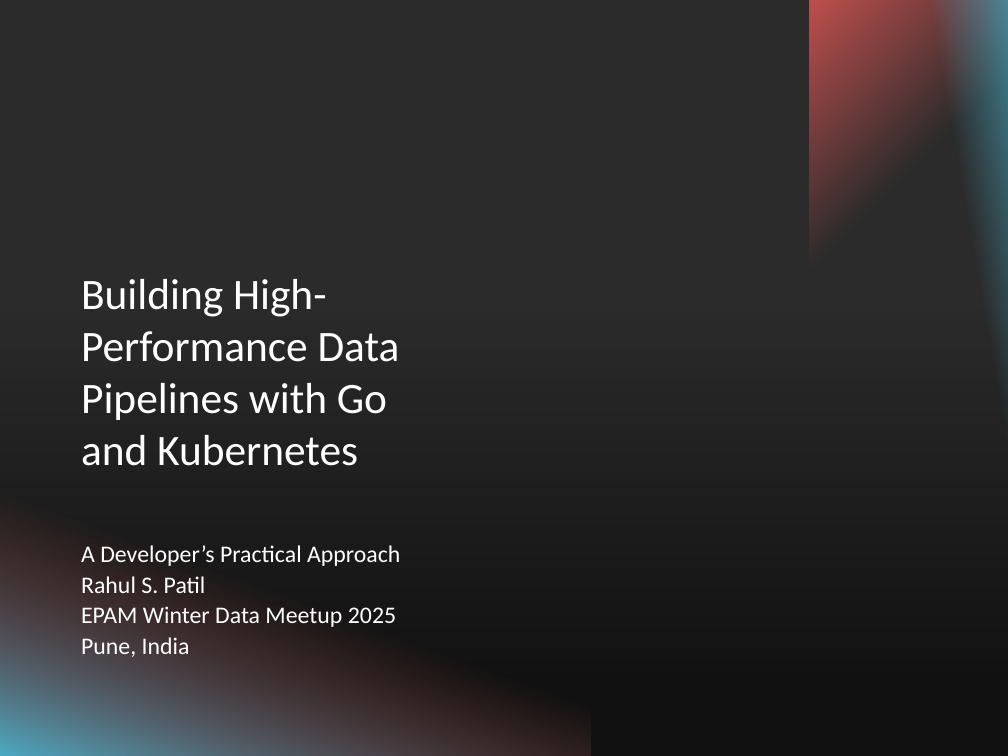
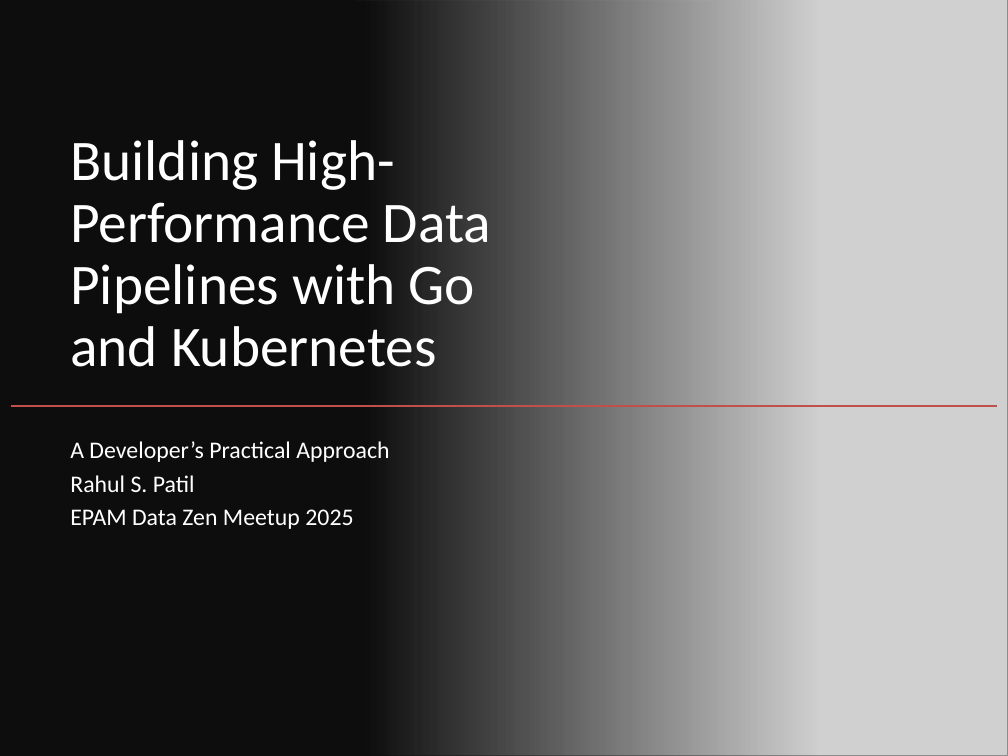
Before and after one commit to rahulsidpatil/go-k8s-data-pipeline, a slide deck: slide 1 of ppt-artifacts/go_k8s_data_pipeline_first_draft.pptx. Drawn at 1008x756 pixels with LibreOffice and Linux fonts; fonts in the diff are those of the drawing; grey boxes stand for pictures; background and template pictures are left out; a plain dark background stands for a picture behind light text. Boxes give left, top, right and bottom in pixels: in the first picture for what was removed or moved away, otherwise in the second. Text is boxed around its words. In the diff, an @@ line names an element or a change of style, - is before the commit and + after.

Commit message:
update ppt first draft

```diff
--- a/ppt-artifacts/go_k8s_data_pipeline_first_draft.pptx
+++ b/ppt-artifacts/go_k8s_data_pipeline_first_draft.pptx
@@ background picture (left out) to #FFFFFF @@
@@ rectangle at (x1=0, y1=0, x2=1008, y2=756): fill gradient #000000 to #0D0D0D; rotation 270 to 0 degrees @@
@@ rectangle added at (x1=0, y1=0, x2=1008, y2=756), fill gradient #0D0D0D @@
@@ picture added at (x1=354, y1=0, x2=1008, y2=756) @@
@@ rectangle removed at (x1=809, y1=0, x2=1008, y2=338) @@
@@ rectangle removed at (x1=926, y1=0, x2=1008, y2=756) @@
@@ title "Building High-Performance Data Pipelines with ..." moved from (x1=81, y1=279, x2=400, y2=466) to (x1=70, y1=140, x2=491, y2=367) @@
@@ title "Building High-Performance Data Pipelines with ..." at (x1=70, y1=140, x2=491, y2=367): size 31 to 41 pt; line spacing 1 to 0.9 @@
@@ line added from (997, 406) to (11, 406), #C0504D 1 pt @@
@@ subtitle "A Developer’s Practical Approach" moved from (x1=81, y1=545, x2=400, y2=657) to (x1=70, y1=441, x2=389, y2=529) @@
@@ subtitle at (x1=70, y1=441, x2=389, y2=492): line spacing 0.9 to 1 @@
@@ rectangle removed at (x1=0, y1=460, x2=591, y2=756) @@
@@ subtitle at (x1=70, y1=509, x2=353, y2=529): text changed @@
-EPAM Winter Data Meetup 2025
-Pune, India
+EPAM Data Zen Meetup 2025
```
